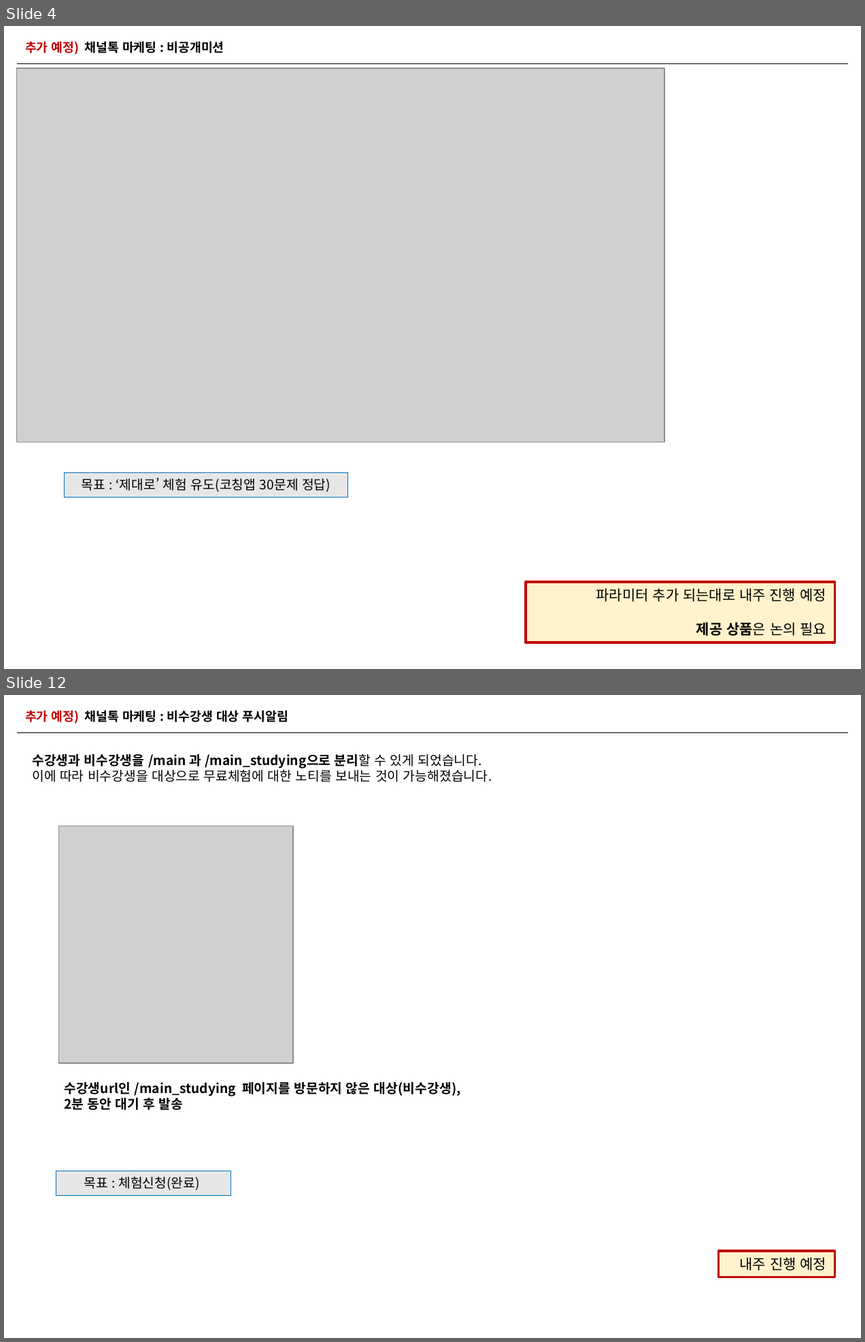
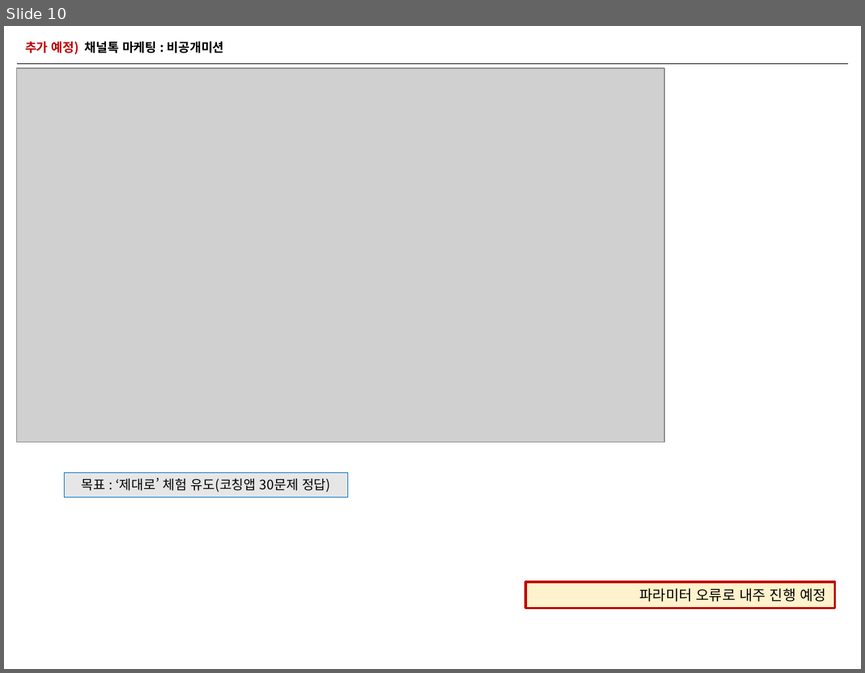
Before and after one commit to naxvinci/marketing, a slide deck: 업무보고0108.pptx. Shown one above the other, each under a label of ours: slides 4 and 12 before the commit, slide 10 after it; the slides between them are not shown. The pictures are 865x1342 and 865x673 pixels, drawn with LibreOffice and Linux fonts; fonts in the diff are those of the drawing; grey boxes stand for pictures. Boxes give left, top, right and bottom in pixels: in the first picture for what was removed or moved away, otherwise in the second. Text is boxed around its words. In the diff, an @@ line names an element or a change of style, - is before the commit and + after.

```diff
--- a/업무보고0108.pptx
+++ b/업무보고0108.pptx
@@ slide 12 removed at (x1=4, y1=695, x2=861, y2=1338), background #FFFFFF @@
@@ text removed at (x1=25, y1=710, x2=288, y2=724) @@
-추가 예정) 채널톡 마케팅 : 비수강생 대상 푸시알림
@@ line removed from (17, 732) to (848, 732) @@
@@ text removed at (x1=32, y1=754, x2=492, y2=782) @@
-수강생과 비수강생을 /main 과 /main_studying으로 분리할 수 있게 되었습니다.
-이에 따라 비수강생을 대상으로 무료체험에 대한 노티를 보내는 것이 가능해졌습니다.
@@ picture removed at (x1=59, y1=826, x2=293, y2=1064) @@
@@ text removed at (x1=64, y1=1082, x2=461, y2=1110) @@
-수강생url인 /main_studying 페이지를 방문하지 않은 대상(비수강생),
-2분 동안 대기 후 발송
@@ rectangle removed at (x1=56, y1=1170, x2=231, y2=1195) @@
-목표 : 체험신청(완료)
@@ rectangle removed at (x1=719, y1=1251, x2=835, y2=1277) @@
-내주 진행 예정
@@ what was slide 4 is now slide 10 @@
@@ slide 10 changed as well @@
@@ rectangle "파라미터 오류로 내주 진행 예정" resized from (x1=526, y1=582, x2=835, y2=643) to (x1=526, y1=582, x2=835, y2=608) @@
@@ text in rectangle at (x1=640, y1=588, x2=826, y2=601): text changed @@
-파라미터 추가 되는대로 내주 진행 예정
-제공 상품은 논의 필요
+파라미터 오류로 내주 진행 예정
```
Also in this commit, not shown: 5 other slides changed, 6 slides added, 7 other slides removed, 2 other files.
